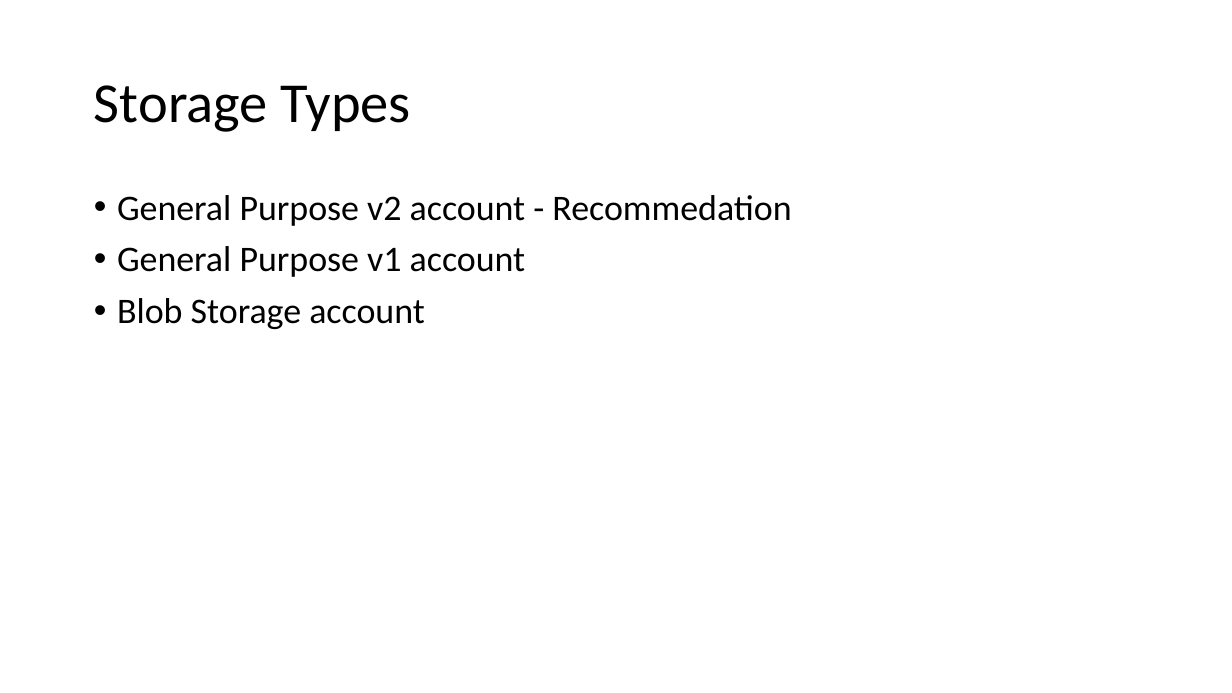
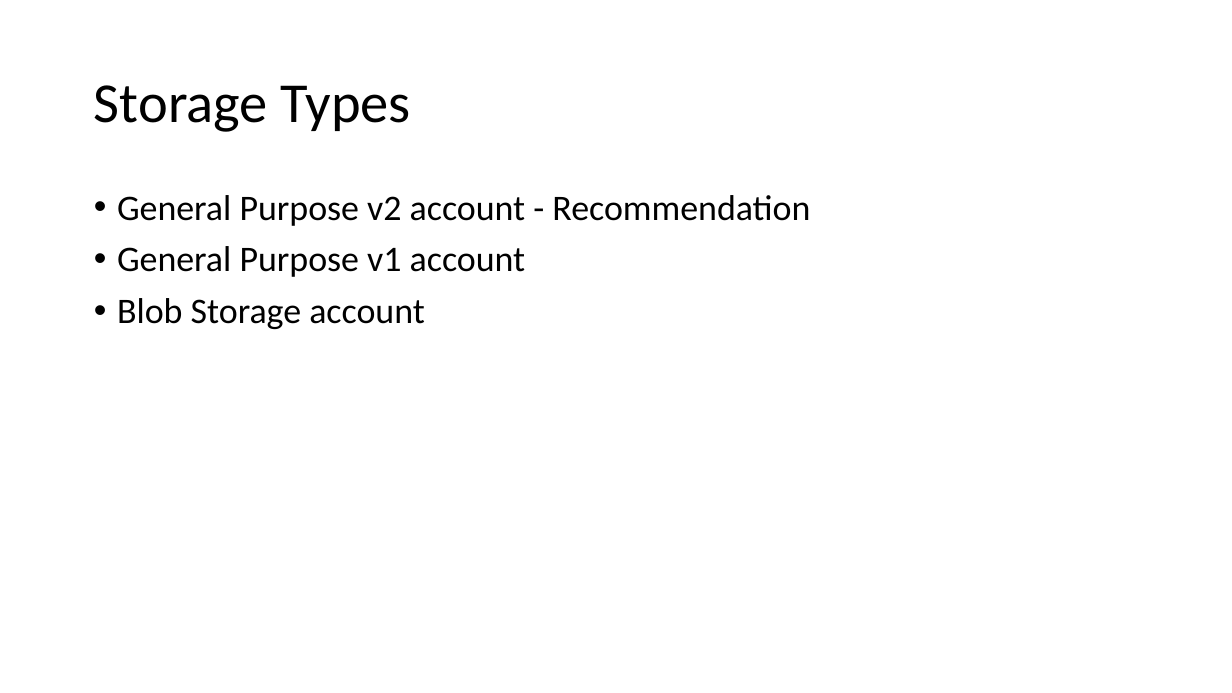
Before and after one commit to ayushrathi15/9July-AZ104, a slide deck: slide 6 of Azure Storage.pptx. Drawn at 1232x693 pixels with LibreOffice and Linux fonts; fonts in the diff are those of the drawing. Boxes give left, top, right and bottom in pixels: in the first picture for what was removed or moved away, otherwise in the second. Text is boxed around its words. In the diff, an @@ line names an element or a change of style, - is before the commit and + after.

Commit message:
Day 4

```diff
--- a/Azure Storage.pptx
+++ b/Azure Storage.pptx
@@ text at (117,195,810,226): text changed @@
-• General Purpose v2 account - Recommedation
+• General Purpose v2 account - Recommendation
```
Also in this commit, not shown: 8 slides added.
